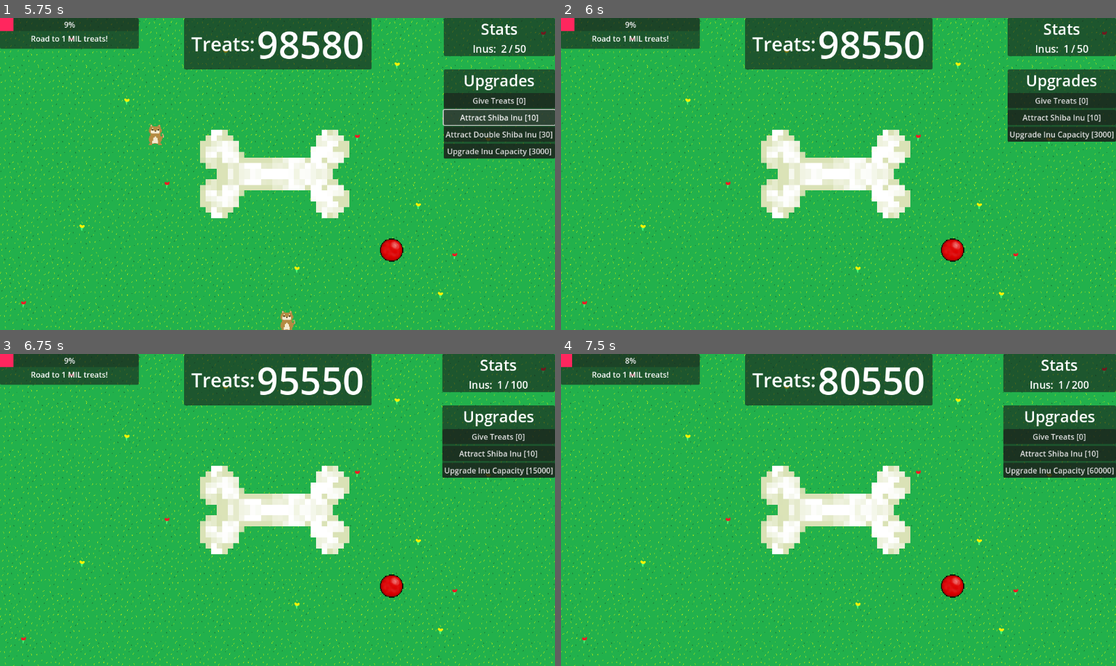
Above: before the commit, frames 1-4 (two rows, left to right).
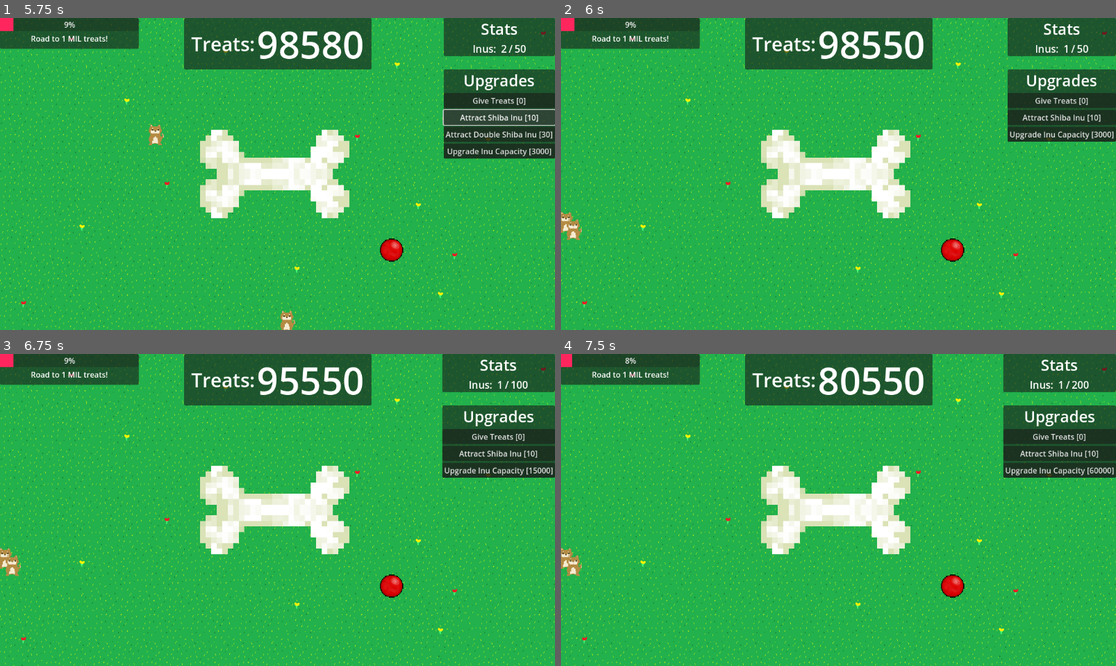
Above: after the commit, the same moments.

Repository: ejmejm/ShibaIdle
Game: Godot game, scene res://scenes/root.tscn
The game is run twice, just before and just after one commit, with the same random seed, the same clock (stepped at 60 frames per second) and the same inputs.
Inputs:
- Up to frame 1 (5.75 s): click "Give Treats [0]" at 0.5 s; click "Attract Shiba Inu [10]" at 1.25 s; click "Buy Ball [100]" at 2 s; click "Upgrade Inu Capacity [100]" at 2.75 s; click "Upgrade Ball [400]" at 3.5 s; click "Upgrade Inu Capacity [800]" at 4.25 s; click "Attract Shiba Inu [10]" at 5 s
- Up to frame 2 (6 s): click "Attract Double Shiba Inu [30]" at 5.75 s
- Up to frame 3 (6.75 s): click "Upgrade Inu Capacity [3000]" at 6.5 s
- Up to frame 4 (7.5 s): click "Upgrade Inu Capacity [15000]" at 7.25 s

Frame 1 is identical in both runs. In frame 2, 0.2% of the frame differs, in the area x 0-4%, y 61-72%; in frame 3, 0.2%; in frame 4, 0.2%.
Error before the commit: Trying to assign value of type 'Sprite2D' to a variable of type 'AnimatedSprite2D'. (res://scripts/inu_controller.gd:19)

Commit message:
fixed double inus

Diff:
--- a/inus/double_shiba_inu.tscn
+++ b/inus/double_shiba_inu.tscn
@@ -1,13 +1,36 @@
-[gd_scene load_steps=6 format=3 uid="uid://n5gd6xej0wec"]
+[gd_scene load_steps=10 format=3 uid="uid://n5gd6xej0wec"]
 
-[ext_resource type="Script" path="res://scripts/inu_controller.gd" id="1_qwhun"]
 [ext_resource type="Script" path="res://scripts/inu.gd" id="1_tdc5n"]
-[ext_resource type="Texture2D" uid="uid://dyestbkxs8hw4" path="res://tmp_sprites/shiba_sprite.png" id="2_ocjti"]
+[ext_resource type="Script" path="res://scripts/double_inu_controller.gd" id="3_67xlx"]
 [ext_resource type="PackedScene" uid="uid://bmtny5iilm1dd" path="res://scenes/inu_stats.tscn" id="4_3qs3m"]
+[ext_resource type="Texture2D" uid="uid://b4ftr87iai31r" path="res://sprites/BasicShibaSheet.png" id="4_lo2r7"]
+[ext_resource type="Texture2D" uid="uid://degbw0qdhqwo4" path="res://sprites/BasicStanding.png" id="5_55cx0"]
+
+[sub_resource type="AtlasTexture" id="AtlasTexture_teeyc"]
+atlas = ExtResource("4_lo2r7")
+region = Rect2(64, 0, 32, 32)
+
+[sub_resource type="AtlasTexture" id="AtlasTexture_2wyqf"]
+atlas = ExtResource("4_lo2r7")
+region = Rect2(32, 0, 32, 32)
+
+[sub_resource type="SpriteFrames" id="SpriteFrames_tooca"]
+animations = [{
+"frames": [{
+"duration": 1.0,
+"texture": SubResource("AtlasTexture_teeyc")
+}, {
+"duration": 1.0,
+"texture": SubResource("AtlasTexture_2wyqf")
+}],
+"loop": true,
+"name": &"default",
+"speed": 5.0
+}]
 
 [sub_resource type="CapsuleShape2D" id="CapsuleShape2D_qljsk"]
-radius = 13.6007
-height = 41.0353
+radius = 14.9256
+height = 45.2145
 
 [node name="DoubleShibaInu" type="Node2D"]
 script = ExtResource("1_tdc5n")
@@ -22,18 +45,32 @@
 unique_name_in_owner = true
 collision_layer = 2
 floor_max_angle = 0.0
-script = ExtResource("1_qwhun")
+script = ExtResource("3_67xlx")
 metadata/inu_type = "double_shiba_inu"
 
-[node name="ShibaSprite2" type="Sprite2D" parent="Controller"]
-position = Vector2(-5, -5)
-texture = ExtResource("2_ocjti")
+[node name="ShibaSprite" type="AnimatedSprite2D" parent="Controller"]
+position = Vector2(-4, -7)
+scale = Vector2(1.5, 1.5)
+sprite_frames = SubResource("SpriteFrames_tooca")
 
-[node name="ShibaSprite" type="Sprite2D" parent="Controller"]
-position = Vector2(2, 3)
-texture = ExtResource("2_ocjti")
+[node name="ShibaSpriteDouble" type="AnimatedSprite2D" parent="Controller"]
+position = Vector2(7, 4)
+scale = Vector2(1.5, 1.5)
+sprite_frames = SubResource("SpriteFrames_tooca")
+
+[node name="ShibaSpriteStationaryDouble" type="Sprite2D" parent="Controller"]
+visible = false
+position = Vector2(5, 5)
+scale = Vector2(1.5, 1.5)
+texture = ExtResource("5_55cx0")
+offset = Vector2(-10, -10)
+
+[node name="ShibaSpriteStationary" type="Sprite2D" parent="Controller"]
+visible = false
+position = Vector2(5, 5)
+scale = Vector2(1.5, 1.5)
+texture = ExtResource("5_55cx0")
 
 [node name="CollisionShape2D" type="CollisionShape2D" parent="Controller"]
-position = Vector2(-3.55271e-15, 0)
 rotation = 2.39842
 shape = SubResource("CapsuleShape2D_qljsk")
--- /dev/null
+++ b/scripts/double_inu_controller.gd
@@ -0,0 +1,32 @@
+extends InuController
+
+@onready var sprite_double: Sprite2D = $ShibaSpriteStationaryDouble
+@onready var animated_sprite_double: AnimatedSprite2D = $ShibaSpriteDouble
+
+#overide of inucontroller to also activate second sprite's animation
+#I know new sprite is better but our artist went to bed
+func _ready():
+	super()
+	animated_sprite_double.play()
+
+#override of physics to enable direction for both sprites
+#I know new sprite is better but our artist went to bed
+func _physics_process(delta):
+	super(delta)
+	if velocity.y == 0 and velocity.x == 0:
+		animated_sprite_double.visible = false
+		sprite_double.visible = true
+
+	else:
+		animated_sprite_double.visible = true
+		sprite_double.visible = false
+
+func move_towards_target():
+	super()
+		#determine direction inudouble should face
+	if velocity.x > 0:
+		animated_sprite_double.flip_v = 0
+		animated_sprite_double.rotation = velocity.angle()
+	else:
+		animated_sprite_double.flip_v = 1
+		animated_sprite_double.rotation = velocity.angle()
--- a/scripts/inu_controller.gd
+++ b/scripts/inu_controller.gd
@@ -74,6 +74,7 @@
 	if velocity.y == 0 and velocity.x == 0:
 		animated_sprite.visible = false
 		sprite.visible = true
+
 	else:
 		animated_sprite.visible = true
 		sprite.visible = false
Not shown, changed: audio/AlienSpawn.wav.import
Not shown, changed: audio/BACKGROUND.mp3.import
Not shown, changed: audio/BuildBuildingSound.mp3.import
Not shown, changed: audio/SELECTION.mp3.import
Not shown, changed: audio/ShibaSpawnSound.mp3.import
Not shown, changed: audio/ThrowBallSound.wav.import
